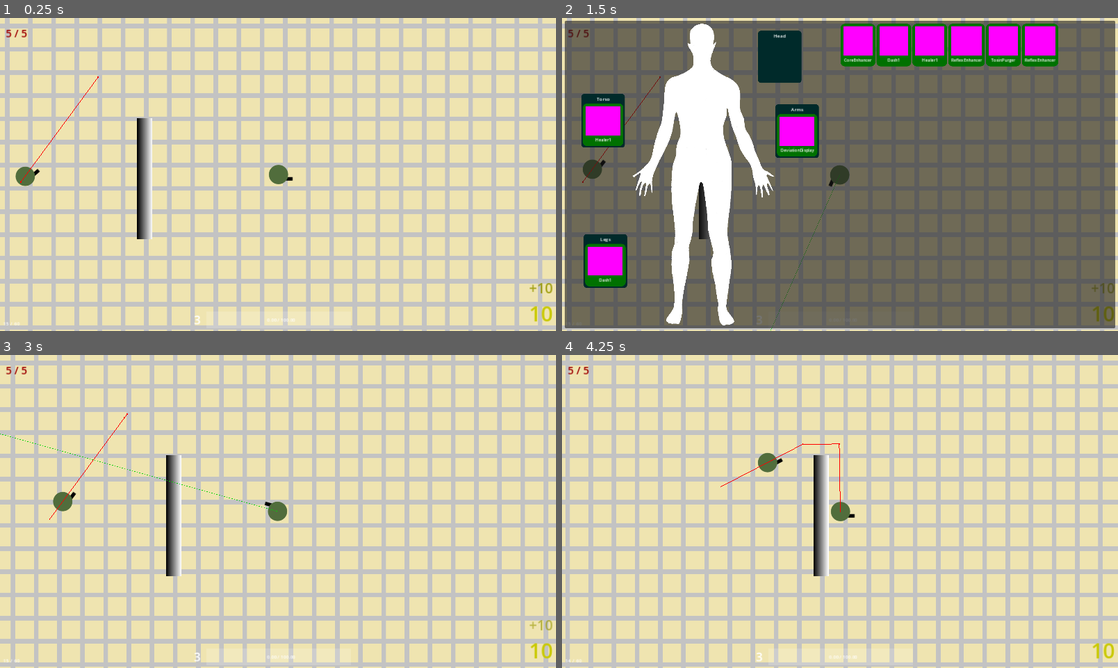
Above: before the commit, frames 1-4 (two rows, left to right).
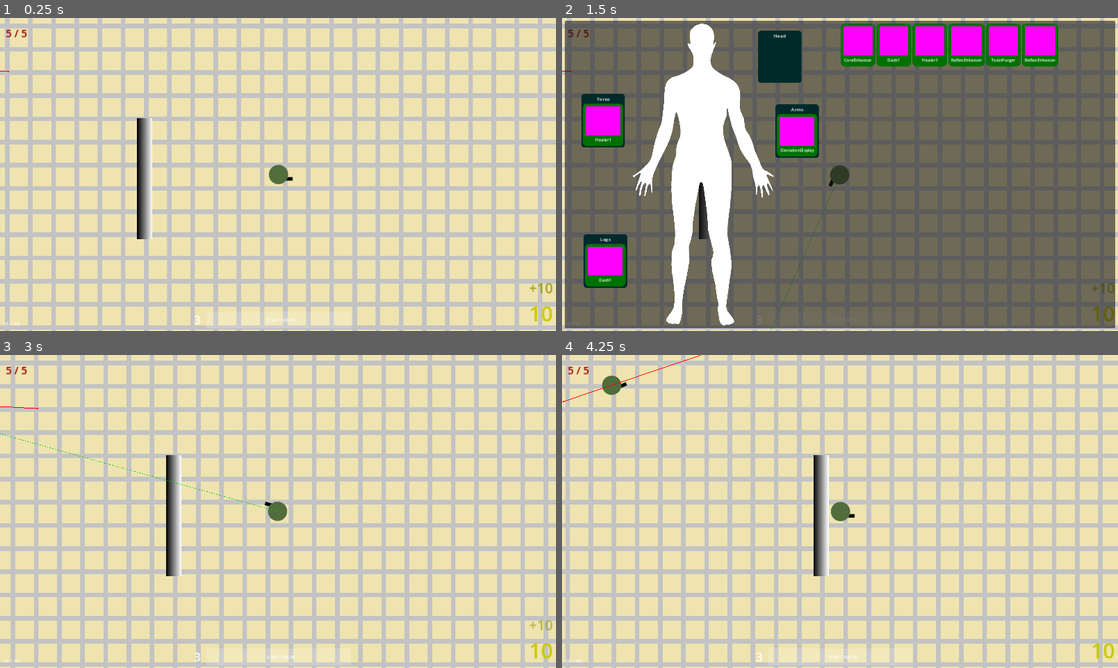
Above: after the commit, the same moments.

Repository: GrandOichii/neon-skies-godot
Game: Godot game, scene res://scenes/root.tscn
Same seed, same stepped clock (60 frames per second), same inputs: the game is played once before the commit and once after it.
Inputs (mouse positions are in pixels of both pictures, inside the frame that each line leads up to):
- Up to frame 1 (0.25 s): no input
- Up to frame 2 (1.5 s): move the mouse to (812, 237) at 0.52 s; hold W (up) 0.53-1.25 s; hold I (dev-im-toggle) 0.53-1.25 s; click (778, 61) at 1.27 s
- Up to frame 3 (3 s): tap Enter at 2 s; move the mouse to (444, 558) at 2.02 s; hold W (up) 2.03-2.78 s; click (444, 558) at 2.1 s; tap Space (reload) at 2.75 s; move the mouse to (111, 464) at 2.77 s; hold A (left) from 2.78 s (still down); hold I (dev-im-toggle) from 2.78 s (still down)
- Up to frame 4 (4.25 s): keep holding A (left); move the mouse to (867, 511) at 3.52 s; release I (dev-im-toggle) at 3.53 s; click (867, 511) at 3.6 s

The runs differ from the first frame. In frame 1, 0.2% of the frame differs, in the area x 0-18%, y 16-54%; in frame 2, 0.2%; in frame 3, 0.2%; in frame 4, 0.5%, in the area x 0-51%, y 0-51%.

Commit message:
Added switching patrol lines to patrol behavior

Diff:
--- a/enemies/Enemy.gd
+++ b/enemies/Enemy.gd
@@ -86,6 +86,7 @@
 	_behaviors[current_state].eb_physics_process(delta)
 
 func move_towards_target(_delta: float):
+
 	var loc = nav_agent_node.get_next_path_position()
 	var dir = to_local(loc).normalized()
 
--- a/enemies/behaviors/variations/Patrol.gd
+++ b/enemies/behaviors/variations/Patrol.gd
@@ -13,7 +13,7 @@
 @export var patrol_speed: float
 @export var wait_at_point_for: float = 0
 @export var initial_patrol_type: PatrolType = PatrolType.Clockwise
-@export var patrol_line: PatrolLine
+@export var patrol_lines: Array[PatrolLine]
 
 #
 # nodes
@@ -25,6 +25,7 @@
 # private vars
 #
 
+var _pl: PatrolLine
 
 var _pt: PatrolType :
 	get:
@@ -53,14 +54,16 @@
 	super.eb_start()
 	controller.speed = patrol_speed
 
-	var d = 0
-	for i in patrol_line.get_point_count():
-		var ppos = patrol_line.get_point_position(i)
-		var pd = controller.global_position.distance_to(ppos)
-		if pd < d or i == 0:
-			d = pd
-			_current = i
-	controller.move_target = patrol_line.global_position + patrol_line.get_point_position(_current)
+	var d = -1
+	for patrol_line in patrol_lines:
+		for i in patrol_line.get_point_count():
+			var ppos = patrol_line.get_point_position(i) + patrol_line.global_position
+			var pd = controller.global_position.distance_to(ppos)
+			if pd < d or d == -1:
+				d = pd
+				_current = i
+				_pl = patrol_line
+	controller.move_target = _pl.global_position + _pl.get_point_position(_current)
 
 func eb_stop():
 	super.eb_stop()
@@ -84,7 +87,7 @@
 
 func _switch_to_next():
 	_current += _step
-	var s = patrol_line.get_point_count()
+	var s = _pl.get_point_count()
 	if _pt != PatrolType.FlipFlop:
 		_current = wrap(_current, 0, s)
 	else:
@@ -92,12 +95,11 @@
 		if _current < 0 or _current >= s:
 			_step *= -1
 			_current += 2 * _step
-	controller.move_target = patrol_line.global_position + patrol_line.get_point_position(_current)
+	controller.move_target = _pl.global_position + _pl.get_point_position(_current)
 
 #
 # signal connections
 #
 
 func _on_wait_at_point_timer_timeout():
-	print('switch')
 	_switch_to_next()
--- a/enemies/variations/Basic.tscn
+++ b/enemies/variations/Basic.tscn
@@ -37,6 +37,7 @@
 rows = Array[ExtResource("3_uxlvg")]([SubResource("Resource_okx60")])
 
 [node name="Basic" instance=ExtResource("1_ygql8")]
+motion_mode = 1
 drop_table = SubResource("Resource_ibnvt")
 consider_reached = 40.0
 initial_state = "patrol"
--- a/scenes/root.tscn
+++ b/scenes/root.tscn
@@ -20,9 +20,9 @@
 [ext_resource type="Script" path="res://enemies/common/PatrolLine.gd" id="16_2mlsl"]
 
 [sub_resource type="NavigationPolygon" id="NavigationPolygon_48x2i"]
-vertices = PackedVector2Array(-396, 4, 292, 386, -954, 383, -531, 3, -954, -850, -530, -487, 311, -855, -404, -488)
+vertices = PackedVector2Array(-396, 4, 1151, 914, -1735, 897, -531, 3, -1748, -1167, -530, -487, 1142, -1162, -404, -488)
 polygons = Array[PackedInt32Array]([PackedInt32Array(0, 1, 2, 3), PackedInt32Array(3, 2, 4, 5), PackedInt32Array(5, 4, 6, 7), PackedInt32Array(6, 1, 0, 7)])
-outlines = Array[PackedVector2Array]([PackedVector2Array(-954, -850, 311, -855, 292, 386, -954, 383), PackedVector2Array(-530, -487, -404, -488, -396, 4, -531, 3)])
+outlines = Array[PackedVector2Array]([PackedVector2Array(-1748, -1167, 1142, -1162, 1151, 914, -1735, 897), PackedVector2Array(-530, -487, -404, -488, -396, 4, -531, 3)])
 
 [sub_resource type="Gradient" id="Gradient_lds8k"]
 
@@ -261,10 +261,12 @@
 [node name="Enemies" type="Node2D" parent="Scene"]
 
 [node name="Basic" parent="Scene/Enemies" instance=ExtResource("14_oeotq")]
-position = Vector2(-894, -229)
-
-[node name="Patrol" parent="Scene/Enemies/Basic/Behaviors" index="2" node_paths=PackedStringArray("patrol_line")]
-patrol_line = NodePath("../../../../PatrolLines/PatrolLine")
+position = Vector2(-937, -610)
+
+[node name="Patrol" parent="Scene/Enemies/Basic/Behaviors" index="2" node_paths=PackedStringArray("patrol_lines")]
+patrol_speed = 300.0
+wait_at_point_for = 0.0
+patrol_lines = [NodePath("../../../../PatrolLines/PatrolLine"), NodePath("../../../../PatrolLines/PatrolLine2")]
 
 [node name="Walls" type="Node2D" parent="Scene"]
 
@@ -282,7 +284,11 @@
 [node name="PatrolLines" type="Node2D" parent="Scene"]
 
 [node name="PatrolLine" type="Line2D" parent="Scene/PatrolLines"]
-points = PackedVector2Array(-627, -591, -257, -600, -230, 87, -612, 78)
+points = PackedVector2Array(-1388, -636, -366, -968, 696, -857)
+script = ExtResource("16_2mlsl")
+
+[node name="PatrolLine2" type="Line2D" parent="Scene/PatrolLines"]
+points = PackedVector2Array(-1353, 408, -348, 736, 728, 347)
 script = ExtResource("16_2mlsl")
 
 [node name="PlayerSpawn" type="Marker2D" parent="Scene"]
